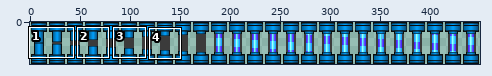
Sprite sheet: Doors_18x42.png. The first picture is a wide view before the edit; the outline marks the close-up.
Close-up. First the earlier version:
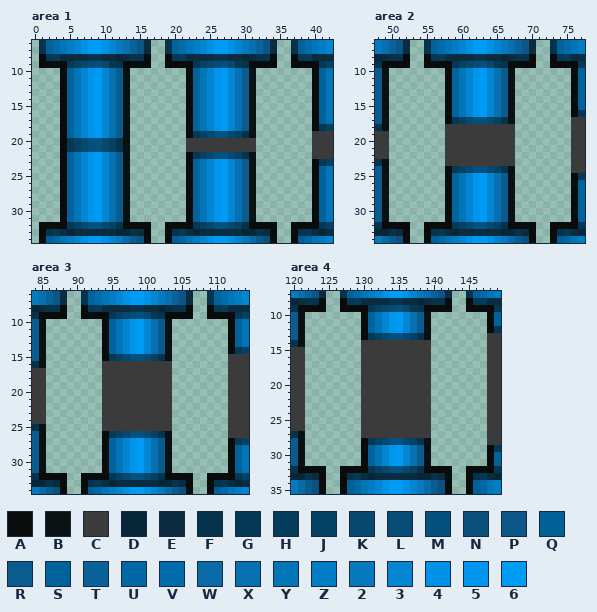
The file is 450x42 pixels. Colours within 5 levels of each other are drawn and written as one. Shown: area 1: x 0..42, y 6..34; area 2: x 48..77, y 6..34; area 3: x 84..114, y 6..34; area 4: x 120..149, y 7..35. The commit also changed other parts of the picture, which this record leaves out.
Palette (. is transparent): A #0a0c0b  B #0a1113  C #3b3b3b  D #072738  E #0b2b3f  F #05334c  G #053855  H #053c5b  J #054162  K #07486f  L #054d77  M #05517d  N #0c517e  P #0b5686  Q #005f95  R #0a5b8e  S #00639b  T #0a6299  U #0069a5  V #006cab  W #086aa7  X #0770b0  Y #0076b9  Z #007dc5  2 #0679bf  3 #0485d2  4 #0092e6  5 #0096ee  6 #009bf5
Pixels before, area 1, first column x 1:
 6 FSVYZ3466432XTPE..FSVYZ3466432XTPE..FSVYZ3
 7 FSVYZ3466432XTPE..FSVYZ3466432XTPE..FSVYZ3
 8 AGHEEEEFFEEDEFFA..AGHEEEEFFEEDEFFA..AGHEEE
 9 AAAAGJKLMKGFAAAA..AAAAGJKLMKGFAAAA..AAAAGJ
10 ...ASY3563XRB........ASY3563XRB........ASY
11 ...ASY3563XRB........ASY3563XRB........ASY
12 ...ASY3563XRB........ASY3563XRB........ASY
13 ...ASY3563XRB........ASY3563XRB........ASY
14 ...ASY3563XRB........ASY3563XRB........ASY
15 ...ASY3563XRB........ASY3563XRB........ASY
16 ...ASY3563XRB........ASY3563XRB........ASY
17 ...ASY3563XRB........ASY3563XRB........ASY
18 ...ASY3563XRB........ASY3563XRB........AGJ
19 ...ASY3563XRB........AGJKMMKJFB........CCC
20 ...AGJKMMKJFB........CCCCCCCCCC........CCC
21 ...AGJKMMKJFB........CCCCCCCCCC........CCC
22 ...ASY3563XRB........AGJKMMKJFB........CCC
23 ...ASY3563XRB........ASY3563XRB........AGJ
24 ...ASY3563XRB........ASY3563XRB........ASY
25 ...ASY3563XRB........ASY3563XRB........ASY
26 ...ASY3563XRB........ASY3563XRB........ASY
27 ...ASY3563XRB........ASY3563XRB........ASY
28 ...ASY3563XRB........ASY3563XRB........ASY
29 ...ASY3563XRB........ASY3563XRB........ASY
30 ...ASY3563XRB........ASY3563XRB........ASY
31 ...ASY3563XRB........ASY3563XRB........ASY
32 AAAAGJKMMKJFAAAA..AAAAGJKMMKJFAAAA..AAAAGJ
33 AFGEDEEEEEEDDFEA..AFGEDEEEEEEDDFEA..AFGEDE
34 AQUYZ3466432WRNA..AQUYZ3466432WRNA..AQUYZ3
Pixels before, area 2, first column x 48:
 6 2XTPE..FSVYZ3466432XTPE..FSVYZ
 7 2XTPE..FSVYZ3466432XTPE..FSVYZ
 8 DEFFA..AGHEEEEFFEEDEFFA..AGHEE
 9 FAAAA..AAAAGJKLMKGFAAAA..AAAAG
10 RB........ASY3563XRB........AS
11 RB........ASY3563XRB........AS
12 RB........ASY3563XRB........AS
13 RB........ASY3563XRB........AS
14 RB........ASY3563XRB........AS
15 RB........ASY3563XRB........AS
16 RB........ASY3563XRB........AG
17 RB........AGJKMMKJFB........CC
18 FB........CCCCCCCCCC........CC
19 CC........CCCCCCCCCC........CC
20 CC........CCCCCCCCCC........CC
21 CC........CCCCCCCCCC........CC
22 CC........CCCCCCCCCC........CC
23 FB........CCCCCCCCCC........CC
24 RB........AGJKMMKJFB........CC
25 RB........ASY3563XRB........AG
26 RB........ASY3563XRB........AS
27 RB........ASY3563XRB........AS
28 RB........ASY3563XRB........AS
29 RB........ASY3563XRB........AS
30 RB........ASY3563XRB........AS
31 RB........ASY3563XRB........AS
32 FAAAA..AAAAGJKMMKJFAAAA..AAAAG
33 DDFEA..AFGEDEEEEEEDDFEA..AFGED
34 2WRNA..AQUYZ3466432WRNA..AQUYZ
Pixels before, area 3, first column x 84:
 6 2XTPE..FSVYZ3466432XTPE..FSVYZ3
 7 2XTPE..FSVYZ3466432XTPE..FSVYZ3
 8 DEFFA..AGHEEEEFFEEDEFFA..AGHEEE
 9 FAAAA..AAAAGJKLMKGFAAAA..AAAAGJ
10 RB........ASY3563XRB........ASY
11 RB........ASY3563XRB........ASY
12 RB........ASY3563XRB........ASY
13 RB........ASY3563XRB........ASY
14 RB........ASY3563XRB........AGJ
15 RB........AGJKMMKJFB........CCC
16 FB........CCCCCCCCCC........CCC
17 CC........CCCCCCCCCC........CCC
18 CC........CCCCCCCCCC........CCC
19 CC........CCCCCCCCCC........CCC
20 CC........CCCCCCCCCC........CCC
21 CC........CCCCCCCCCC........CCC
22 CC........CCCCCCCCCC........CCC
23 CC........CCCCCCCCCC........CCC
24 CC........CCCCCCCCCC........CCC
25 FB........CCCCCCCCCC........CCC
26 RB........AGJKMMKJFB........CCC
27 RB........ASY3563XRB........AGJ
28 RB........ASY3563XRB........ASY
29 RB........ASY3563XRB........ASY
30 RB........ASY3563XRB........ASY
31 RB........ASY3563XRB........ASY
32 FAAAA..AAAAGJKMMKJFAAAA..AAAAGJ
33 DDFEA..AFGEDEEEEEEDDFEA..AFGEDE
34 2WRNA..AQUYZ3466432WRNA..AQUYZ3
Pixels before, area 4, first column x 120:
 7 2XTPE..FSVYZ3466432XTPE..FSVYZ
 8 DEFFA..AGHEEEEFFEEDEFFA..AGHEE
 9 FAAAA..AAAAGJKLMKGFAAAA..AAAAG
10 RB........ASY3563XRB........AS
11 RB........ASY3563XRB........AS
12 RB........ASY3563XRB........AG
13 RB........AGJKMMKJFB........CC
14 FB........CCCCCCCCCC........CC
15 CC........CCCCCCCCCC........CC
16 CC........CCCCCCCCCC........CC
17 CC........CCCCCCCCCC........CC
18 CC........CCCCCCCCCC........CC
19 CC........CCCCCCCCCC........CC
20 CC........CCCCCCCCCC........CC
21 CC........CCCCCCCCCC........CC
22 CC........CCCCCCCCCC........CC
23 CC........CCCCCCCCCC........CC
24 CC........CCCCCCCCCC........CC
25 CC........CCCCCCCCCC........CC
26 CC........CCCCCCCCCC........CC
27 FB........CCCCCCCCCC........CC
28 RB........AGJKMMKJFB........CC
29 RB........ASY3563XRB........AG
30 RB........ASY3563XRB........AS
31 RB........ASY3563XRB........AS
32 FAAAA..AAAAGJKMMKJFAAAA..AAAAG
33 DDFEA..AFGEDEEEEEEDDFEA..AFGED
34 2WRNA..AQUYZ3466432WRNA..AQUYZ
35 2WRNA..AQUYZ3466432WRNA..AQUYZ
New version:
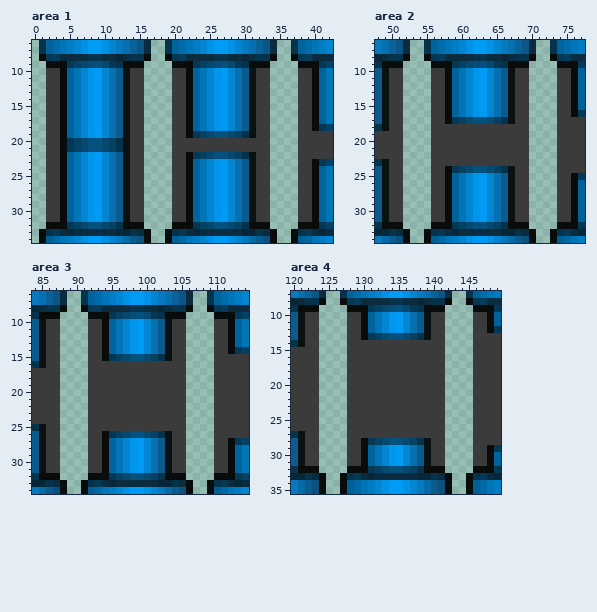
The exact change:
Changed rows in their new state; - is an unchanged pixel.
Area 1:
first column x 1:
 9 .--------------.--.--------------.--.--
10 -CC----------CC----CC----------CC----CC
11 -CC----------CC----CC----------CC----CC
12 -CC----------CC----CC----------CC----CC
13 -CC----------CC----CC----------CC----CC
14 -CC----------CC----CC----------CC----CC
15 -CC----------CC----CC----------CC----CC
16 -CC----------CC----CC----------CC----CC
17 -CC----------CC----CC----------CC----CC
18 -CC----------CC----CC----------CC----CC
19 -CC----------CC----CC----------CC----CC
20 -CC----------CC----CC----------CC----CC
21 -CC----------CC----CC----------CC----CC
22 -CC----------CC----CC----------CC----CC
23 -CC----------CC----CC----------CC----CC
24 -CC----------CC----CC----------CC----CC
25 -CC----------CC----CC----------CC----CC
26 -CC----------CC----CC----------CC----CC
27 -CC----------CC----CC----------CC----CC
28 -CC----------CC----CC----------CC----CC
29 -CC----------CC----CC----------CC----CC
30 -CC----------CC----CC----------CC----CC
31 -CC----------CC----CC----------CC----CC
32 .--------------.--.--------------.--.--
Area 2:
first column x 50:
 9 --.--.--------------.--.--
10 CC----CC----------CC----CC
11 CC----CC----------CC----CC
12 CC----CC----------CC----CC
13 CC----CC----------CC----CC
14 CC----CC----------CC----CC
15 CC----CC----------CC----CC
16 CC----CC----------CC----CC
17 CC----CC----------CC----CC
18 CC----CC----------CC----CC
19 CC----CC----------CC----CC
20 CC----CC----------CC----CC
21 CC----CC----------CC----CC
22 CC----CC----------CC----CC
23 CC----CC----------CC----CC
24 CC----CC----------CC----CC
25 CC----CC----------CC----CC
26 CC----CC----------CC----CC
27 CC----CC----------CC----CC
28 CC----CC----------CC----CC
29 CC----CC----------CC----CC
30 CC----CC----------CC----CC
31 CC----CC----------CC----CC
32 --.--.--------------.--.--
Area 3:
first column x 86:
 9 --.--.--------------.--.--
10 CC----CC----------CC----CC
11 CC----CC----------CC----CC
12 CC----CC----------CC----CC
13 CC----CC----------CC----CC
14 CC----CC----------CC----CC
15 CC----CC----------CC----CC
16 CC----CC----------CC----CC
17 CC----CC----------CC----CC
18 CC----CC----------CC----CC
19 CC----CC----------CC----CC
20 CC----CC----------CC----CC
21 CC----CC----------CC----CC
22 CC----CC----------CC----CC
23 CC----CC----------CC----CC
24 CC----CC----------CC----CC
25 CC----CC----------CC----CC
26 CC----CC----------CC----CC
27 CC----CC----------CC----CC
28 CC----CC----------CC----CC
29 CC----CC----------CC----CC
30 CC----CC----------CC----CC
31 CC----CC----------CC----CC
32 --.--.--------------.--.--
Area 4:
first column x 122:
 9 --.--.--------------.--.--
10 CC----CC----------CC----CC
11 CC----CC----------CC----CC
12 CC----CC----------CC----CC
13 CC----CC----------CC----CC
14 CC----CC----------CC----CC
15 CC----CC----------CC----CC
16 CC----CC----------CC----CC
17 CC----CC----------CC----CC
18 CC----CC----------CC----CC
19 CC----CC----------CC----CC
20 CC----CC----------CC----CC
21 CC----CC----------CC----CC
22 CC----CC----------CC----CC
23 CC----CC----------CC----CC
24 CC----CC----------CC----CC
25 CC----CC----------CC----CC
26 CC----CC----------CC----CC
27 CC----CC----------CC----CC
28 CC----CC----------CC----CC
29 CC----CC----------CC----CC
30 CC----CC----------CC----CC
31 CC----CC----------CC----CC
32 --.--.--------------.--.--
